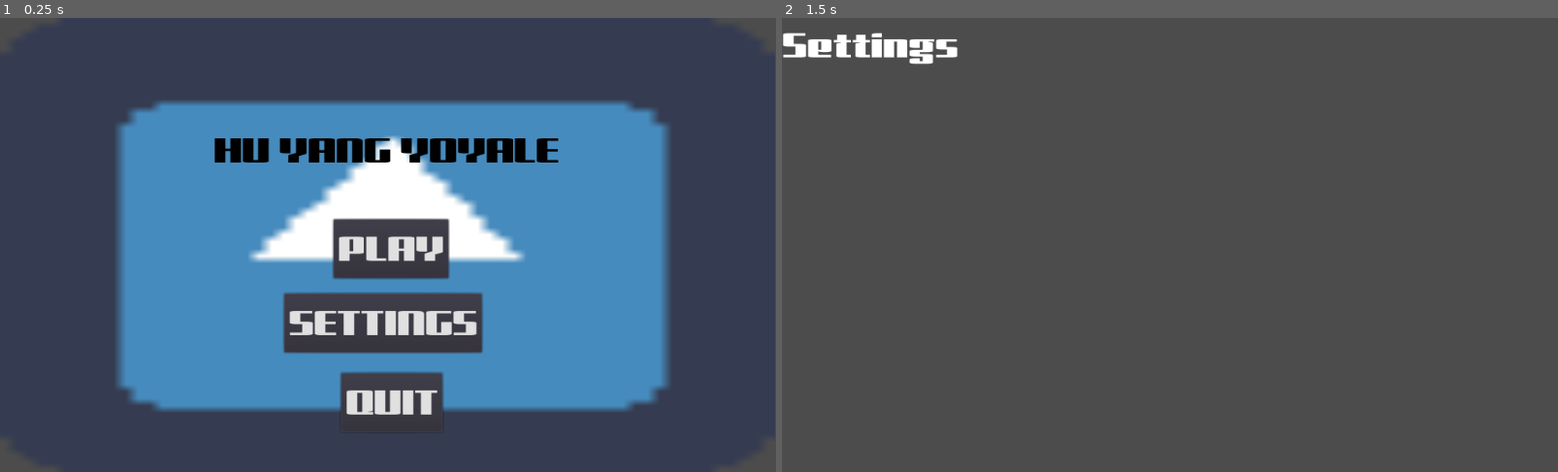
Above: before the commit, frames 1-2 (left to right).
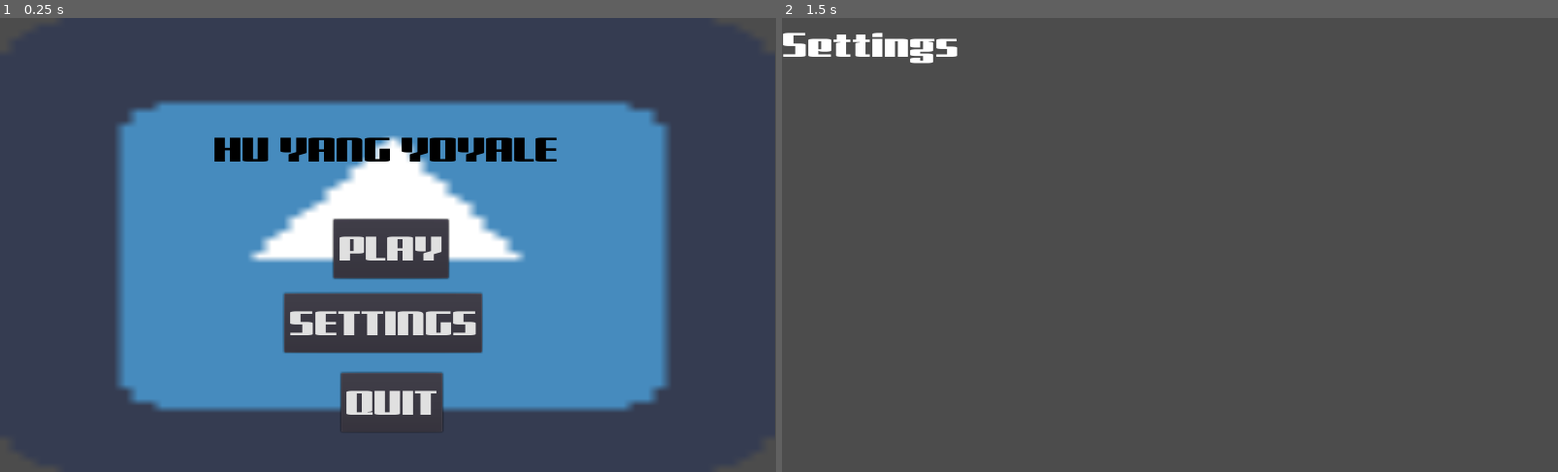
Above: after the commit, the same moments.

Repository: Panda248/Hu-Yang-Yoyale
Game: Godot game, scene res://Main Menu.tscn
The game is run twice, just before and just after one commit, with the same random seed, the same clock (stepped at 60 frames per second) and the same inputs. Before the commit the project starts from res://MainMenu.tscn. The engine's default icon, where the game draws it, is replaced by a stand-in: a white triangle on a blue panel in a dark square.
Inputs (mouse positions are in pixels of both pictures, inside the frame that each line leads up to):
- Up to frame 1 (0.25 s): no input
- Up to frame 2 (1.5 s): click "SETTINGS" at 0.5 s; tap Enter at 1.25 s; move the mouse to (1340, 222) at 1.27 s; hold E (game_switch_weapon_right) from 1.28 s (still down); tap F (game_interact) at 1.35 s; click (1340, 222) at 1.42 s

The runs differ from the first frame. In frame 1, 1.1% of the frame differs, in the area x 27-72%, y 26-88%; in frame 2, 0.3%.

Commit message:
enemy ai fix
enemy state interactions not as broken

Diff:
--- a/DamageNumber.tscn
+++ b/DamageNumber.tscn
@@ -1,8 +1,10 @@
-[gd_scene load_steps=2 format=2]
+[gd_scene load_steps=3 format=2]
 
 [ext_resource path="res://scripts/DamageNumber.gd" type="Script" id=1]
+[ext_resource path="res://res/exported/fonts/GajrajOne.tres" type="DynamicFont" id=2]
 
 [node name="DamageNumber" type="Label"]
 margin_right = 40.0
 margin_bottom = 14.0
+custom_fonts/font = ExtResource( 2 )
 script = ExtResource( 1 )
--- a/Enemy.tscn
+++ b/Enemy.tscn
@@ -1,8 +1,9 @@
-[gd_scene load_steps=11 format=2]
+[gd_scene load_steps=12 format=2]
 
 [ext_resource path="res://scripts/Enemy.gd" type="Script" id=1]
 [ext_resource path="res://scripts/HurtBox.gd" type="Script" id=2]
 [ext_resource path="res://res/exported/sprites/Zombie.png" type="Texture" id=3]
+[ext_resource path="res://res/exported/fonts/GajrajOne.tres" type="DynamicFont" id=4]
 [ext_resource path="res://Fists.tscn" type="PackedScene" id=5]
 
 [sub_resource type="CircleShape2D" id=1]
@@ -84,6 +85,7 @@
 [node name="Label" type="Label" parent="."]
 margin_right = 40.0
 margin_bottom = 14.0
+custom_fonts/font = ExtResource( 4 )
 
 [node name="LightOccluder2D" type="LightOccluder2D" parent="."]
 occluder = SubResource( 6 )
--- /dev/null
+++ b/Main Menu.tscn
@@ -0,0 +1,51 @@
+[gd_scene load_steps=4 format=2]
+
+[ext_resource path="res://res/exported/fonts/GajrajOne.tres" type="DynamicFont" id=1]
+[ext_resource path="res://scripts/Main Menu.gd" type="Script" id=2]
+[ext_resource path="res://icon.png" type="Texture" id=3]
+
+[node name="Main Menu" type="CanvasLayer"]
+layer = 2
+script = ExtResource( 2 )
+
+[node name="Sprite" type="Sprite" parent="."]
+position = Vector2( 510.5, 300.5 )
+scale = Vector2( 16.0156, 9.42188 )
+texture = ExtResource( 3 )
+
+[node name="Title" type="Label" parent="."]
+modulate = Color( 0, 0, 0, 1 )
+margin_left = 282.0
+margin_top = 139.0
+margin_right = 738.0
+margin_bottom = 211.0
+custom_fonts/font = ExtResource( 1 )
+text = "HU YANG YOYALE"
+
+[node name="Play" type="Button" parent="."]
+margin_left = 440.0
+margin_top = 266.0
+margin_right = 592.0
+margin_bottom = 344.0
+custom_fonts/font = ExtResource( 1 )
+text = "PLAY"
+
+[node name="Settings" type="Button" parent="."]
+margin_left = 375.0
+margin_top = 364.0
+margin_right = 636.0
+margin_bottom = 442.0
+custom_fonts/font = ExtResource( 1 )
+text = "SETTINGS"
+
+[node name="Quit" type="Button" parent="."]
+margin_left = 450.0
+margin_top = 469.0
+margin_right = 584.0
+margin_bottom = 547.0
+custom_fonts/font = ExtResource( 1 )
+text = "QUIT"
+
+[connection signal="pressed" from="Play" to="." method="_on_Play_pressed"]
+[connection signal="pressed" from="Settings" to="." method="_on_Settings_pressed"]
+[connection signal="pressed" from="Quit" to="." method="_on_Quit_pressed"]
--- a/project.godot
+++ b/project.godot
@@ -78,11 +78,6 @@
 "class": "Notification",
 "language": "GDScript",
 "path": "res://scripts/Notification.gd"
-}, {
-"base": "Weapon",
-"class": "Pistol",
-"language": "GDScript",
-"path": "res://scripts/Pistol.gd"
 }, {
 "base": "Entity",
 "class": "Player",
@@ -114,7 +109,6 @@
 "MainMenu": "",
 "NPC": "",
 "Notification": "",
-"Pistol": "",
 "Player": "",
 "Weapon": "",
 "WeaponItem": ""
@@ -123,7 +117,7 @@
 [application]
 
 config/name="Hu Yang Yoyale"
-run/main_scene="res://MainMenu.tscn"
+run/main_scene="res://Main Menu.tscn"
 config/icon="res://icon.png"
 
 [debug]
@@ -133,6 +127,8 @@
 [display]
 
 window/vsync/vsync_via_compositor=true
+window/stretch/mode="2d"
+window/stretch/aspect="keep"
 
 [global]
 
--- a/scripts/Enemy.gd
+++ b/scripts/Enemy.gd
@@ -5,7 +5,7 @@
 # Declare member variables here. Examples:
 # var a = 2
 # var b = "text"
-
+var playerInMeleeRange = false
 
 
 # Called when the node enters the scene tree for the first time.
@@ -20,7 +20,7 @@
 	if _dead():
 		queue_free()
 	raycast_sweep()
-	get_node("Label").text = var2str(health)
+	get_node("Label").text = var2str(state)
 	#State machine
 	match state:
 		CHASE:
@@ -36,13 +36,11 @@
 	pass
 
 func _chase(delta):
-
 	if(can_see_player()):
 		slowly_rotate_to(player, delta)
 		move_forward(delta)
 	#motion = move_and_slide((player.position - position).normalized() * velocity * delta*60)
-
-	if(position.distance_to(player.position) > maxViewDistance):
+	else :
 		destination = player.position
 		state = INVESTIGATE
 	pass
@@ -70,13 +68,13 @@
 
 func _on_Range_body_entered(body):
 	if(body == player):
-		state = ATTACK
+		playerInMeleeRange = true
 	pass # Replace with function body.
 
 
 func _on_Range_body_exited(body):
 	if(body == player):
-		state = CHASE
+		playerInMeleeRange = true
 	pass # Replace with function body.
 
 func alert(position):
@@ -100,5 +98,8 @@
 
 func raycast_sweep() -> void:
 	if(can_see_player()):
+		if(playerInMeleeRange):
+			state = ATTACK
+			return
 		if state != ATTACK:
 			state = CHASE
